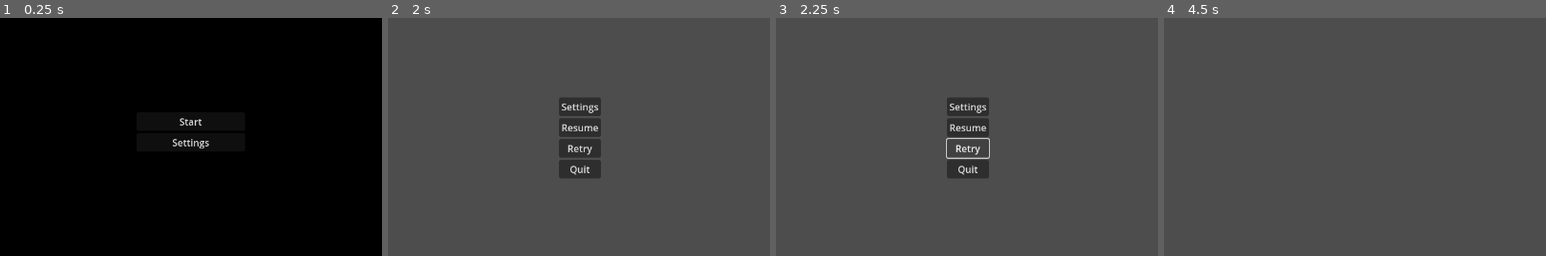
Above: before the commit, frames 1-4 (left to right).
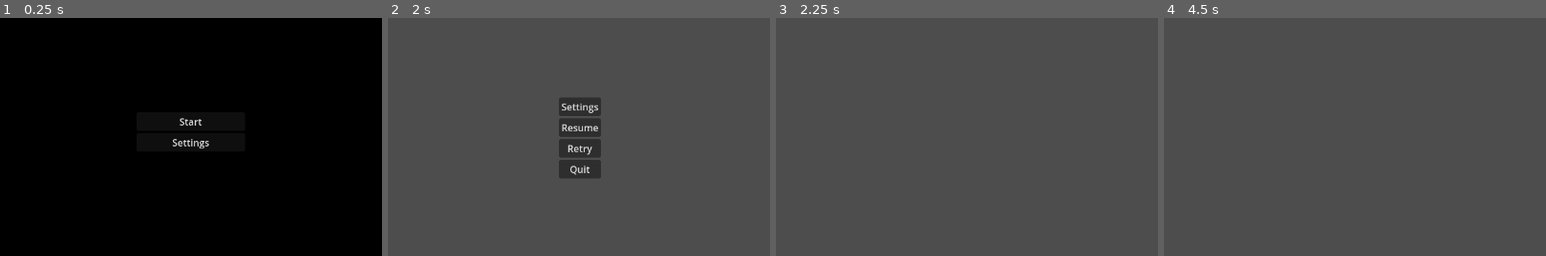
Above: after the commit, the same moments.

Repository: ShroomySquid/GlobalGameJam2025
Game: Godot game, scene res://Scenes/CoreScenes/StartScreen/start_screen.tscn
Two runs of this game, one before a commit and one after it. Both use one fixed random seed, a clock stepped at 60 frames per second and the inputs below.
Inputs (mouse positions are % of the whole screen's width and height, from its top left):
- Up to frame 1 (0.25 s): no input
- Up to frame 2 (2 s): click "Start" at 0.5 s; click "Pause" at 1.25 s
- Up to frame 3 (2.25 s): click "Retry" at 2 s
- Up to frame 4 (4.5 s): click (50, 52) at 2.75 s, where only the run before the commit has a clickable "Retry"; click (50, 52) at 3.5 s, where only the run before the commit has a clickable "Retry"; click (50, 48) at 4.25 s, where only the run before the commit has a clickable "Resume"
The pictures show only the part of the screen within x 25-75%, y 25-75%; the shares and areas given below are measured in that part.

Frames 1-2 are identical in both runs. In frame 3, 2.6% of the frame differs, in the area x 44-56%, y 33-68%; in frame 4, nothing differs.

Commit message:
Fixed pathing in game retry btn

Diff:
--- a/Scenes/CoreScenes/Game/game.gd
+++ b/Scenes/CoreScenes/Game/game.gd
@@ -43,4 +43,4 @@
 	get_tree().quit()
 
 func _on_retry_btn_pressed():
-	get_tree().change_scene_to_file("res://Scenes/CoreScenes/game.tscn")
+	get_tree().change_scene_to_file("res://Scenes/CoreScenes/Game/game.tscn")
